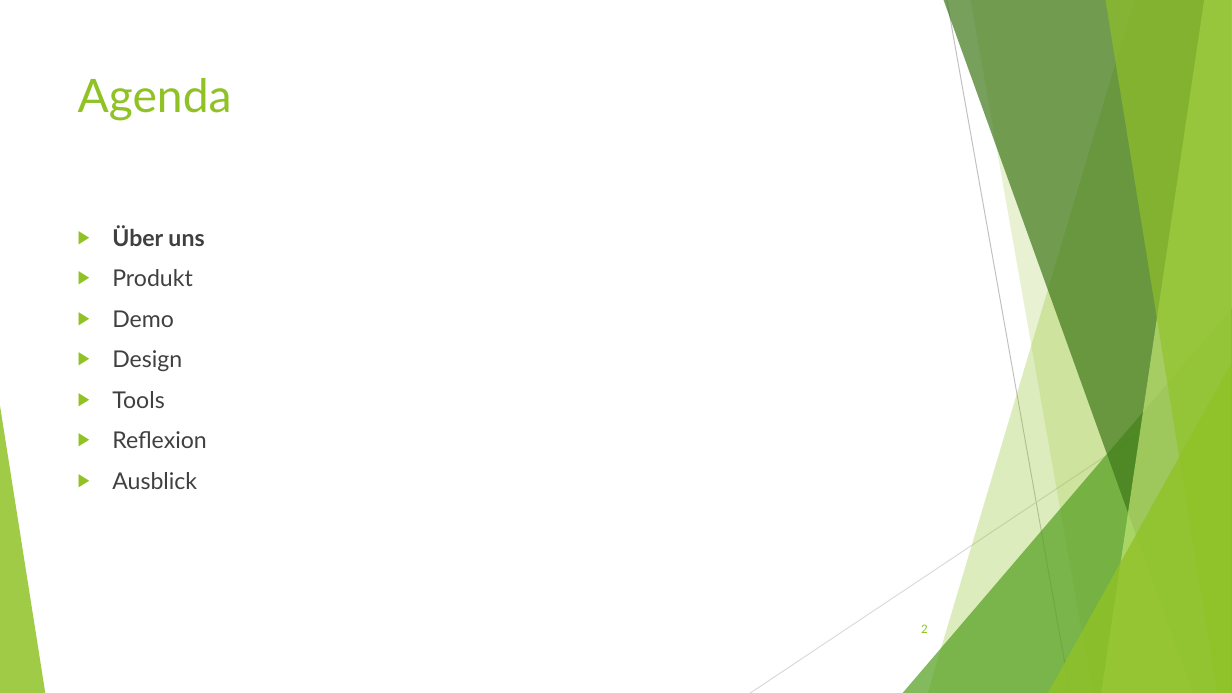
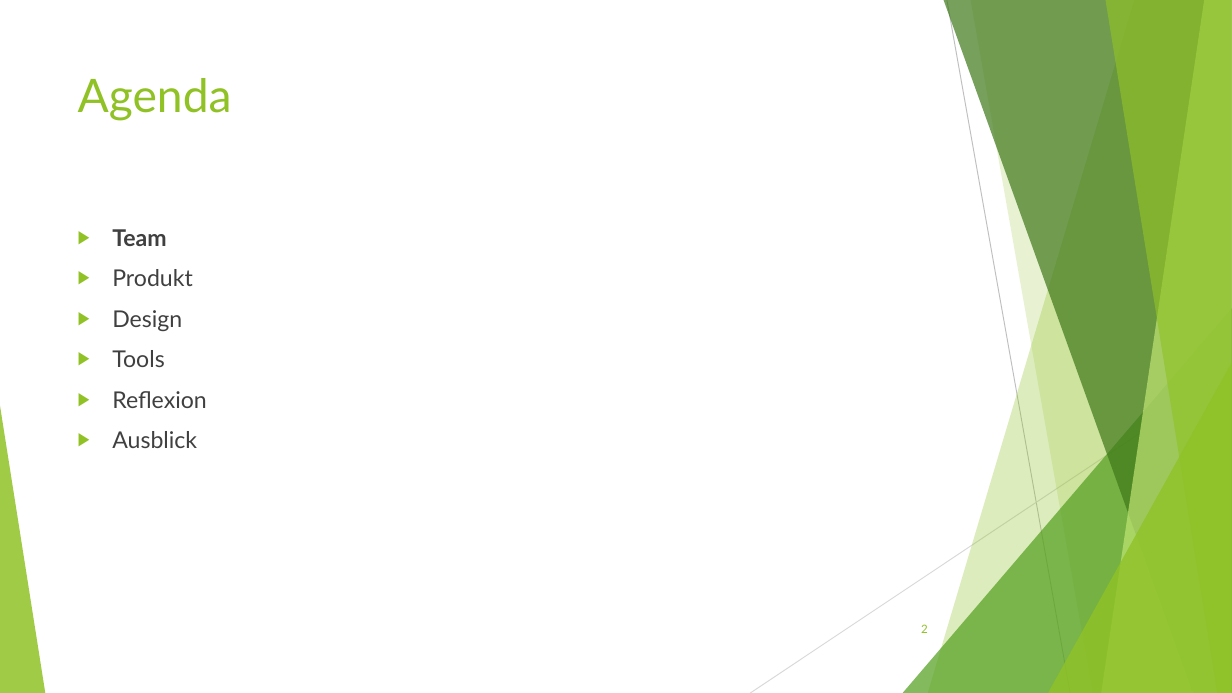
Before and after one commit to BirbsOfPrey/RecipeManager-Project, a slide deck: slide 2 of Präsentation/RecipeManager_Präsentation.pptx. Drawn at 1232x693 pixels with LibreOffice and Linux fonts; fonts in the diff are those of the drawing. Boxes give left, top, right and bottom in pixels: in the first picture for what was removed or moved away, otherwise in the second. Text is boxed around its words. In the diff, an @@ line names an element or a change of style, - is before the commit and + after.

```diff
--- a/Präsentation/RecipeManager_Präsentation.pptx
+++ b/Präsentation/RecipeManager_Präsentation.pptx
@@ text at [112, 229, 166, 246]: text changed @@
-▶ Über uns
+▶ Team
@@ text at [112, 310, 174, 327]: paragraph removed @@
-▶ Demo
```
Also in this commit, not shown: 9 slides added.
